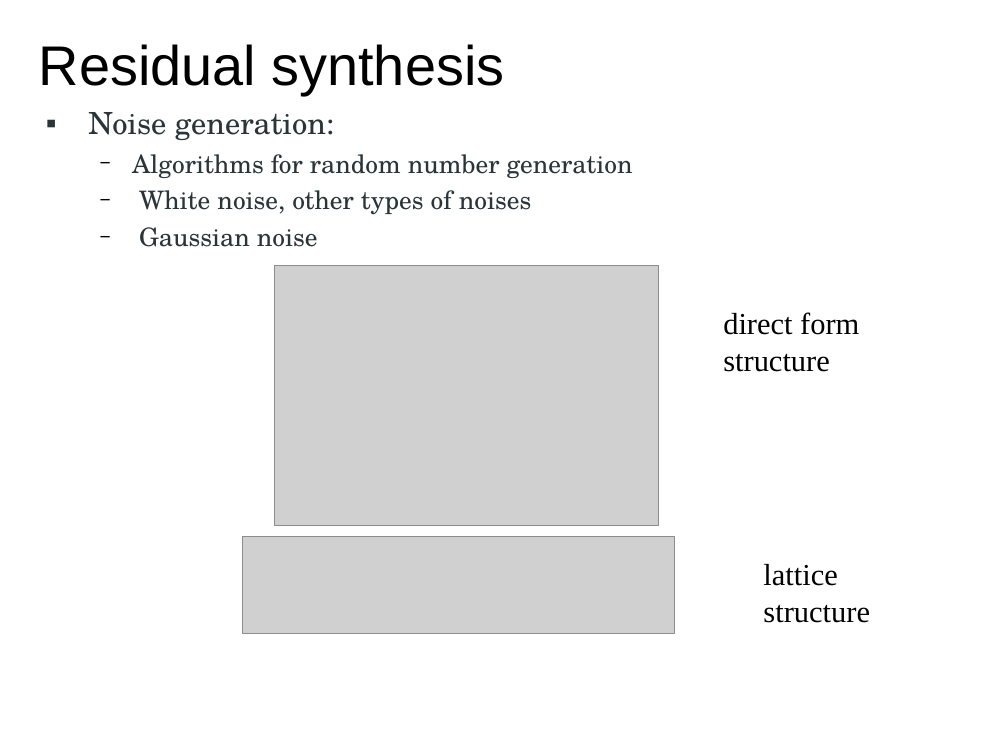
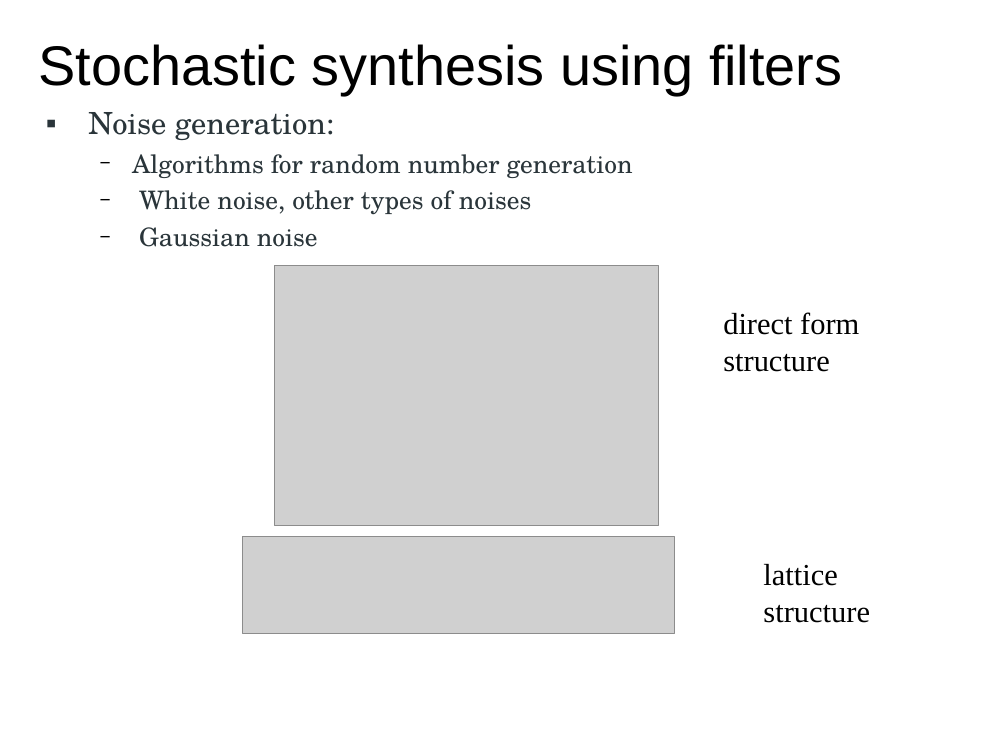
Before and after one commit to MTG/sms-tools, a slide deck: slide 13 of teaching-material/lectures/lect7-Sinusoidal-plus-Residual-model/7-Sinusoidal-plus-Residual-model.odp (slide 18 before the commit). Drawn at 1008x756 pixels with LibreOffice and Linux fonts; fonts in the diff are those of the drawing; grey boxes stand for pictures. Boxes give left, top, right and bottom in pixels: in the first picture for what was removed or moved away, otherwise in the second. Text is boxed around its words. In the diff, an @@ line names an element or a change of style, - is before the commit and + after.

```diff
--- a/teaching-material/lectures/lect7-Sinusoidal-plus-Residual-model/7-Sinusoidal-plus-Residual-model.odp
+++ b/teaching-material/lectures/lect7-Sinusoidal-plus-Residual-model/7-Sinusoidal-plus-Residual-model.odp
@@ title at (x1=39, y1=44, x2=842, y2=95): text changed @@
-Residual synthesis
+Stochastic synthesis using filters
```
Also in this commit, not shown: 8 other slides changed, 1 slide added, 1 slide removed, 17 other files.
